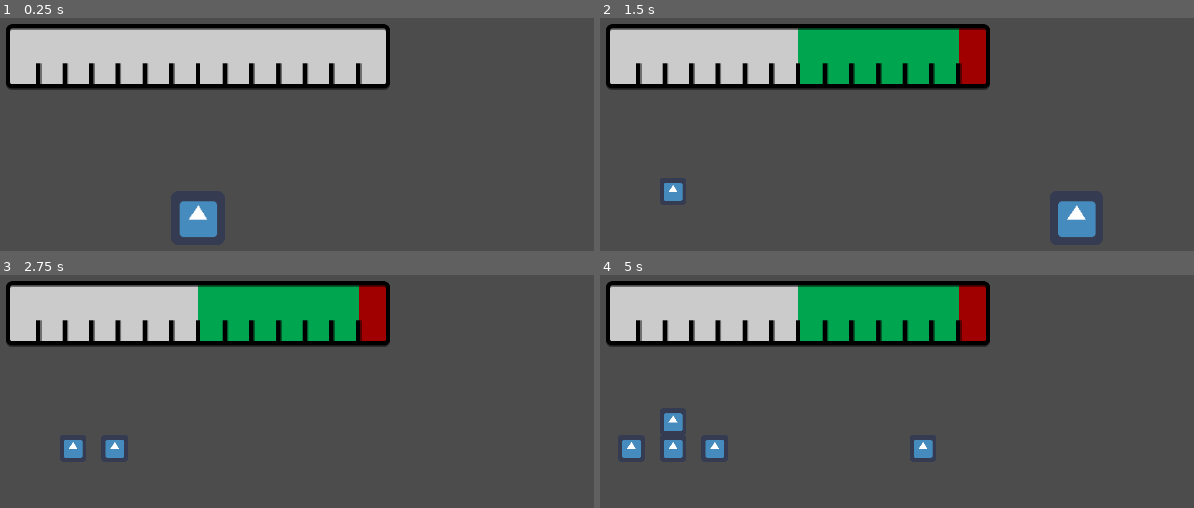
Above: before the commit, frames 1-4 (two rows, left to right).
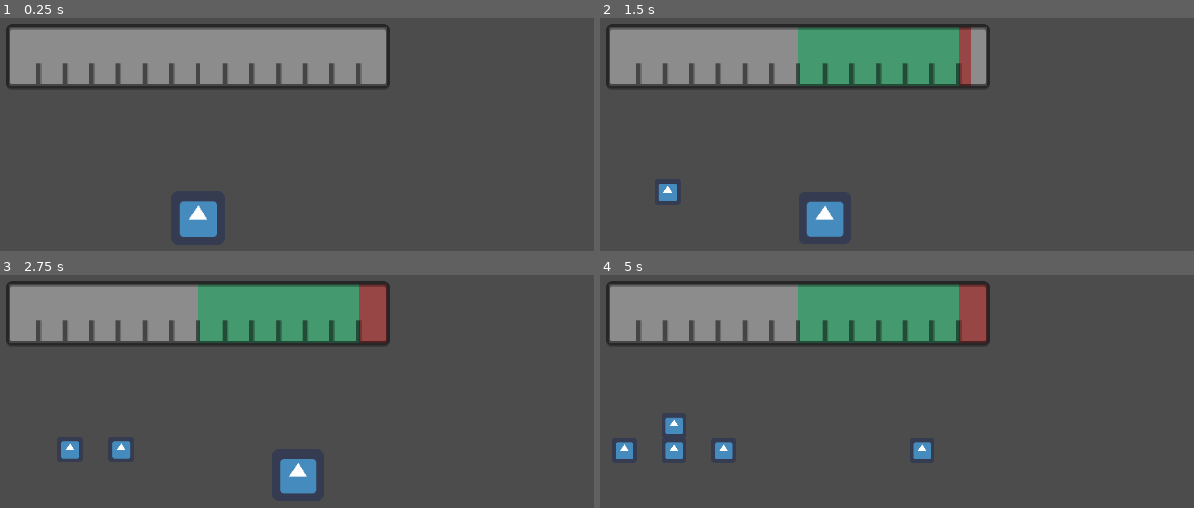
Above: after the commit, the same moments.

Repository: Merliin42/ludum-dare-49
Game: Godot game, scene res://Scenes/Main.tscn
The game is run twice, just before and just after one commit, with the same random seed, the same clock (stepped at 60 frames per second) and the same inputs. The engine's default icon, where the game draws it, is replaced by a stand-in: a white triangle on a blue panel in a dark square.
Inputs:
- Up to frame 1 (0.25 s): no input
- Up to frame 2 (1.5 s): tap Enter at 0.5 s; hold Right (right) 0.53-1.28 s; hold Left (left) from 1.28 s (still down)
- Up to frame 3 (2.75 s): release Left (left) at 2.03 s; hold Right (right) from 2.03 s (still down)
- Up to frame 4 (5 s): release Right (right) at 3.53 s; hold Left (left) from 3.53 s (still down); tap Space at 4.25 s

The runs differ from the first frame. In frame 1, 17% of the frame differs, in the area x 1-66%, y 2-31%; in frame 2, 19%, in the area x 1-84%, y 2-94%; in frame 3, 19%; in frame 4, 18%.

Commit message:
Weight correction + zoom

Diff:
--- a/Scenes/HUD.tscn
+++ b/Scenes/HUD.tscn
@@ -12,6 +12,7 @@
 script = ExtResource( 7 )
 
 [node name="EquilibriumBar" type="HSplitContainer" parent="."]
+modulate = Color( 1, 1, 1, 0.501961 )
 anchor_left = 0.5
 anchor_right = 0.5
 margin_left = -640.0
--- a/Scenes/Main.tscn
+++ b/Scenes/Main.tscn
@@ -23,21 +23,21 @@
 [node name="Node_Oiseau" type="Node2D" parent="."]
 
 [node name="Line" parent="Node_Oiseau" instance=ExtResource( 4 )]
-position = Vector2( -400, 0 )
+position = Vector2( -448, 0 )
 
 [node name="Line2" parent="Node_Oiseau" instance=ExtResource( 4 )]
-position = Vector2( -300, 0 )
+position = Vector2( -320, 0 )
 
 [node name="Line3" parent="Node_Oiseau" instance=ExtResource( 4 )]
-position = Vector2( -200, 0 )
+position = Vector2( -192, 0 )
 
 [node name="Line4" parent="Node_Oiseau" instance=ExtResource( 4 )]
-position = Vector2( 400, 0 )
+position = Vector2( 192, 0 )
 
 [node name="Line5" parent="Node_Oiseau" instance=ExtResource( 4 )]
-position = Vector2( 300, 0 )
+position = Vector2( 320, 0 )
 
 [node name="Line6" parent="Node_Oiseau" instance=ExtResource( 4 )]
-position = Vector2( 200, 0 )
+position = Vector2( 448, 0 )
 
 [connection signal="timeout" from="Timer" to="." method="_on_Timer_timeout"]
--- a/Scripts/Line.gd
+++ b/Scripts/Line.gd
@@ -1,3 +1,6 @@
 extends Position2D
 
 export var counter : int = 0
+
+func _to_string():
+	print("name : " + self.name + "\n" + "counter : " + str(self.counter))
--- a/Scripts/Main.gd
+++ b/Scripts/Main.gd
@@ -17,12 +17,11 @@
 func _process(delta):
 	var player_input : float = get_input()
 
-	balance = (balance + (weights[0] + weights[1] + (player_input*500)) * delta) * 1.02
-
-
-	print(balance)
+	balance = (balance + (weights[1] - weights[0] + (player_input*50)) * delta) * 1.02
 	$Sprite.position.x = balance
 	$HUD.update(balance)
+
+	$Camera2D.zoom += Vector2(0.015 * delta, 0.015 * delta)
 
 func get_input():
 	var left : float
@@ -36,11 +35,13 @@
 
 func _on_Timer_timeout():
 	var side : int = randi() % 2
-	var weight := object_weight.instance()
+	var weight : = object_weight.instance()
 
-	var index : int = randi()%3 if side == 0 else randi()%3+3
+	var index : int = randi() % 3 if side == 0 else randi() % 3 + 3
+
 	lines[index].counter +=1
 	weight.position.y -= lines[index].counter * 64
 	weights[side] += weight.weight
+
 	counter[side] += 1
 	lines[index].add_child(weight)
--- a/Scripts/Weight.gd
+++ b/Scripts/Weight.gd
@@ -1,4 +1,4 @@
 extends Node2D
 
 
-export var weight : int = 10
+export var weight : int = 1
